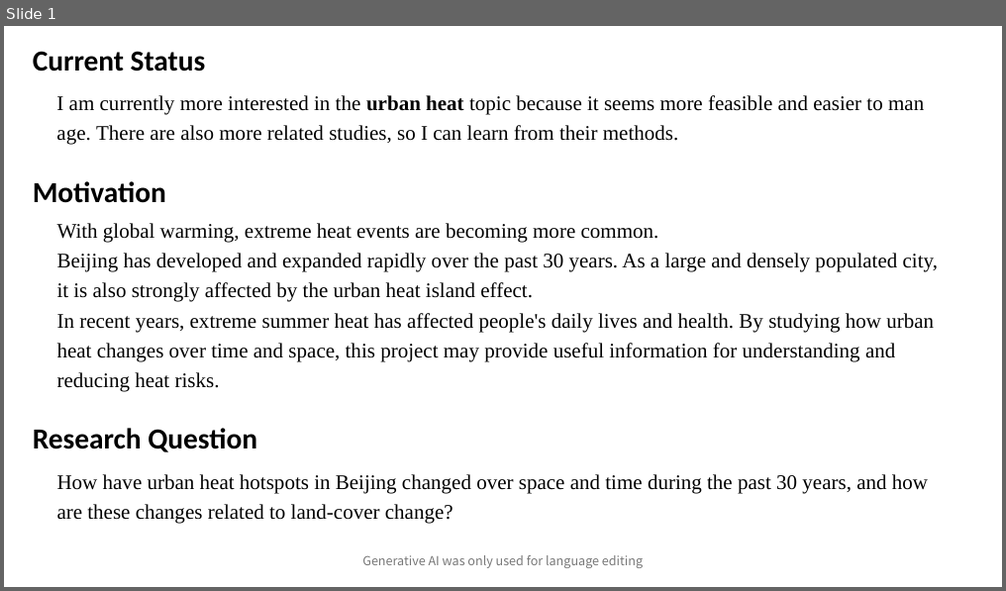
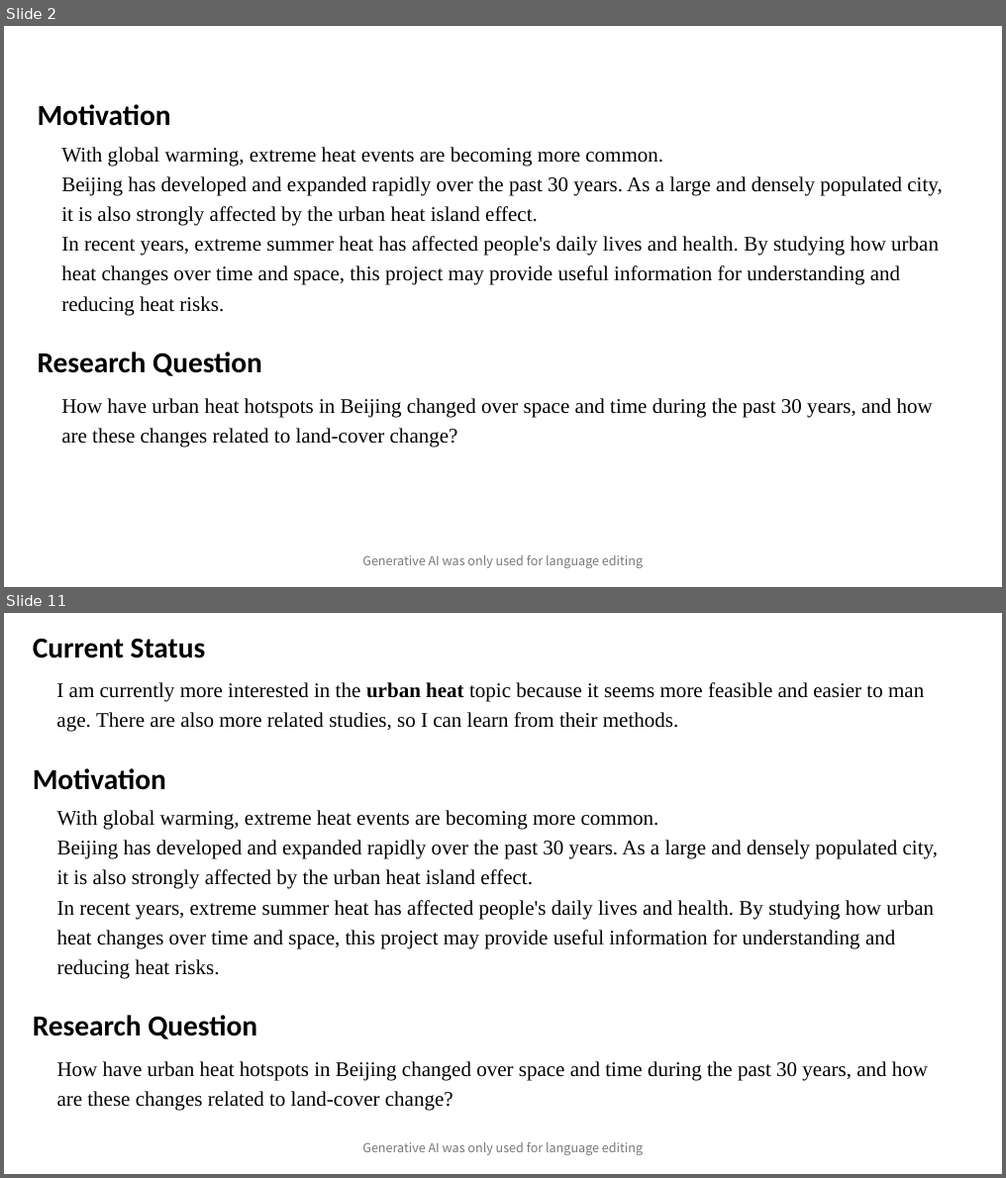
Before and after one commit to mengz12/sds320_project_meng, a slide deck: SDS320_MengZhang_ProjectSlides.pptx. Shown one above the other, each under a label of ours: slide 1 before the commit, slides 2 and 11 after it; the slides between them are not shown. The pictures are 1006x591 and 1006x1178 pixels, drawn with LibreOffice and Linux fonts; fonts in the diff are those of the drawing. Boxes give left, top, right and bottom in pixels: in the first picture for what was removed or moved away, otherwise in the second. Text is boxed around its words. In the diff, an @@ line names an element or a change of style, - is before the commit and + after.

```diff
--- a/SDS320_MengZhang_ProjectSlides.pptx
+++ b/SDS320_MengZhang_ProjectSlides.pptx
@@ slide 2 added at (4, 26, 1002, 587), background #FFFFFF @@
@@ text added at (38, 104, 171, 126), 28 pt, text #000000, bold @@
+Motivation
@@ text added at (61, 147, 942, 316), 20 pt, text #000000 @@
+With global warming, extreme heat events are becoming more common.
+Beijing has developed and expanded rapidly over the past 30 years. As a large and densely populated city, it is also strongly affected by the urban heat island effect.
+In recent years, extreme summer heat has affected people's daily lives and health. By studying how urban heat changes over time and space, this project may provide useful information for understanding and reducing heat risks.
@@ text added at (38, 352, 262, 376), 28 pt, text #000000, bold @@
+Research Question
@@ text added at (61, 398, 933, 448), 20 pt, text #000000 @@
+How have urban heat hotspots in Beijing changed over space and time during the past 30 years, and how are these changes related to land-cover change?
@@ text added at (362, 556, 643, 569), 12 pt, text #797979 @@
+Generative AI was only used for language editing
@@ what was slide 1 is now slide 11 @@
```
Also in this commit, not shown: 1 slide changed, 9 other slides added.
